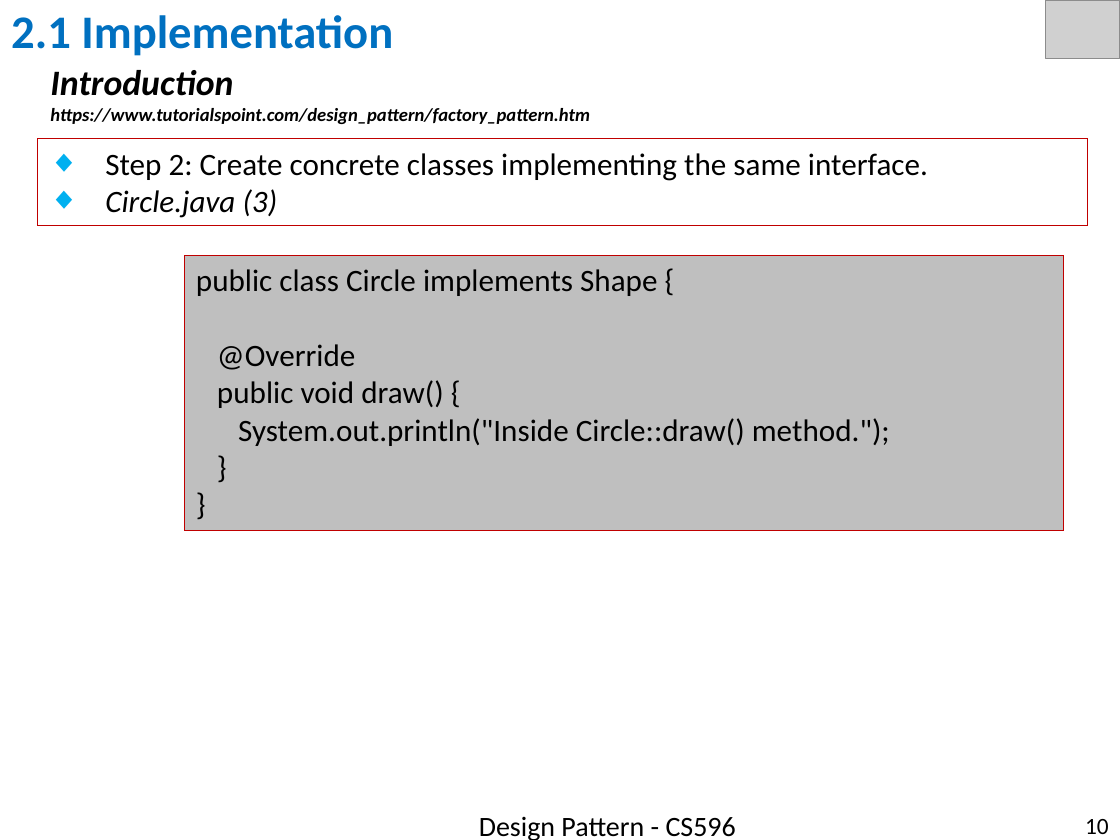
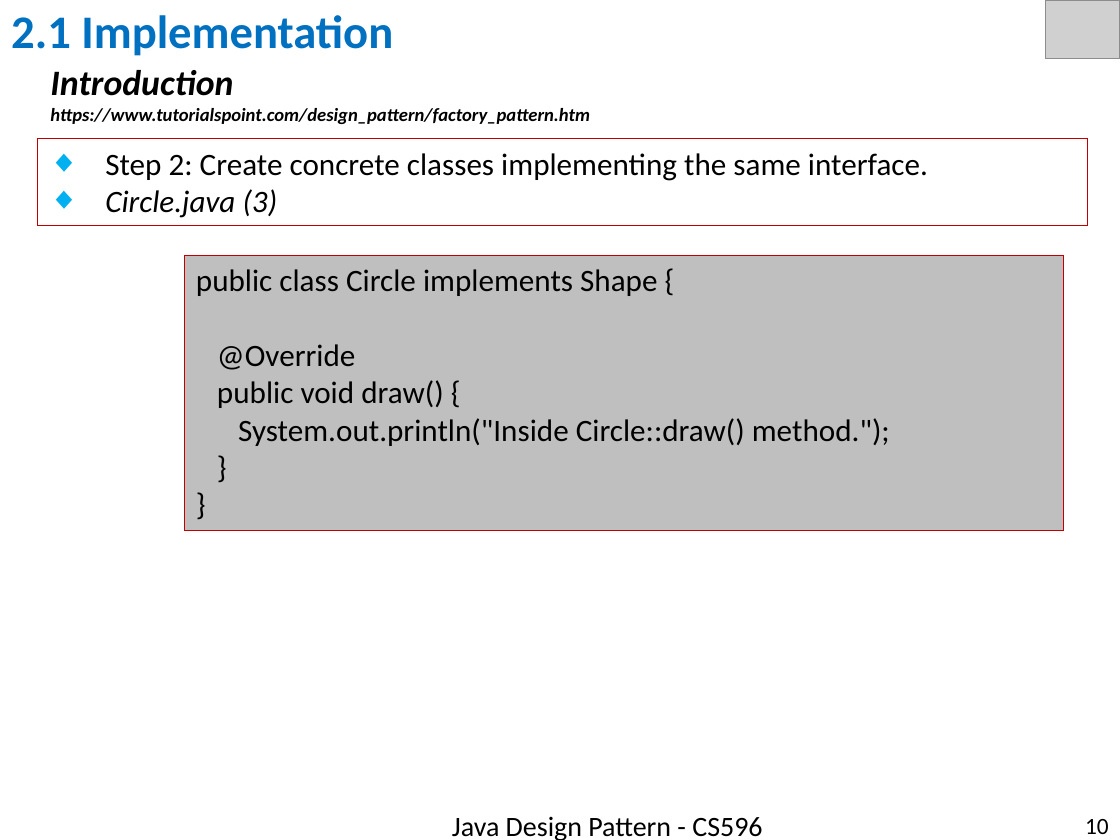
Before and after one commit to dizhaung/IoT, a slide deck: slide 10 of doc/Pattern/15_Ch02_FactoryPattern.pptx. Drawn at 1120x840 pixels with LibreOffice and Linux fonts; fonts in the diff are those of the drawing; grey boxes stand for pictures; background and template pictures are left out. Boxes give left, top, right and bottom in pixels: in the first picture for what was removed or moved away, otherwise in the second. Text is boxed around its words. In the diff, an @@ line names an element or a change of style, - is before the commit and + after.

```diff
--- a/doc/Pattern/15_Ch02_FactoryPattern.pptx
+++ b/doc/Pattern/15_Ch02_FactoryPattern.pptx
@@ text at box(452, 817, 762, 840): text changed @@
-Design Pattern - CS596
+Java Design Pattern - CS596
```
Also in this commit, not shown: 10 other slides changed, 37 other files.
